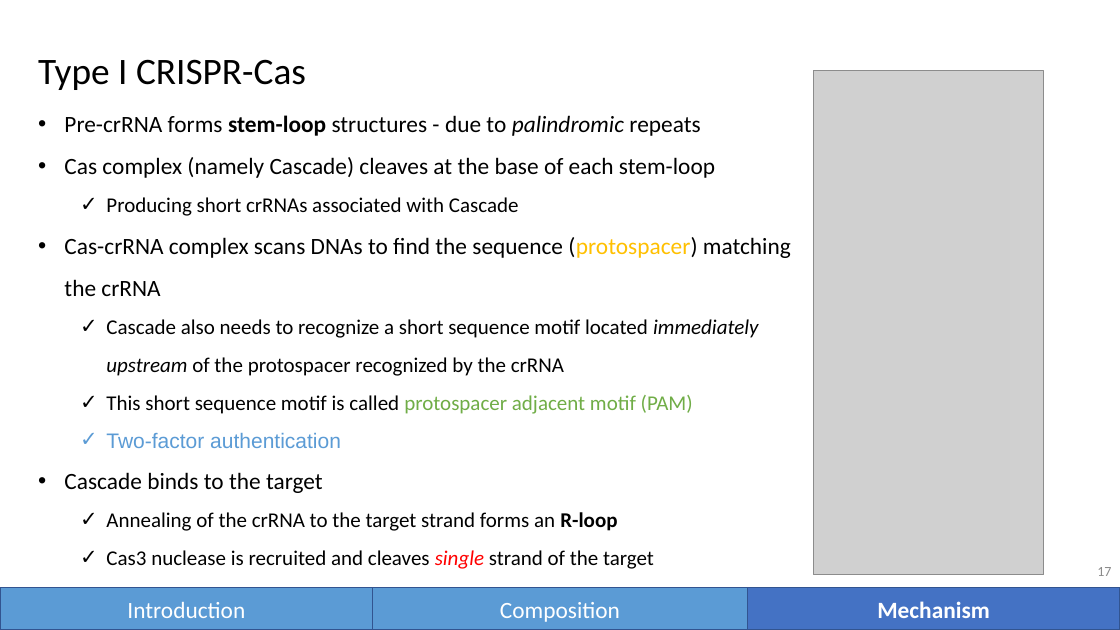
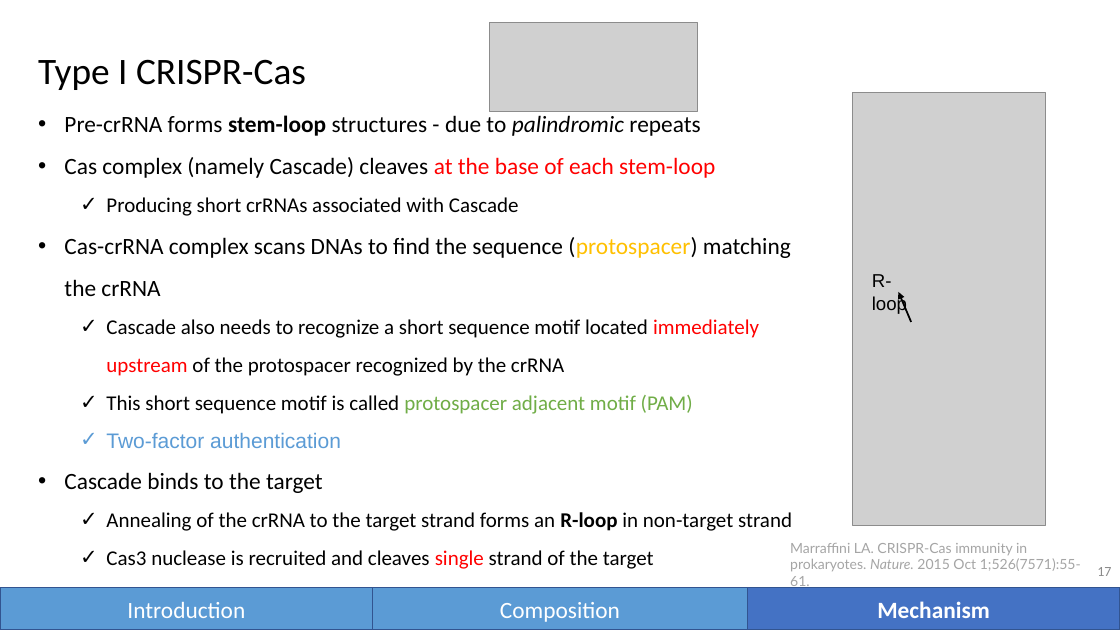
Before and after one commit to vwOvOwv/PKU-Undergraduate-Course, a slide deck: slide 17 of 遗传学(Genetics)/讨论课/Topic-3_遗传学技术/CRISPR-Cas.pptx. Drawn at 1120x630 pixels with LibreOffice and Linux fonts; fonts in the diff are those of the drawing; grey boxes stand for pictures. Boxes give left, top, right and bottom in pixels: in the first picture for what was removed or moved away, otherwise in the second. Text is boxed around its words. In the diff, an @@ line names an element or a change of style, - is before the commit and + after.

```diff
--- a/遗传学(Genetics)/讨论课/Topic-3_遗传学技术/CRISPR-Cas.pptx
+++ b/遗传学(Genetics)/讨论课/Topic-3_遗传学技术/CRISPR-Cas.pptx
@@ picture added at (490,23,698,111) @@
@@ picture: place and size @@
-picture at (813,71,1044,575)
+picture at (853,93,1045,525)
@@ text at (64,157,759,569): text colour #000000 to #FF0000 in "at the base of each stem-loop", "immediately upstream"; italic off in "immediately upstream", "single" @@
@@ text added at (872,274,907,314), 16 pt, text #000000 @@
+R-loop
@@ arrow added from (912, 322) to (899, 292), #000000 1.5 pt @@
@@ text at (106,512,792,531): text changed @@
-  ✓ Annealing of the crRNA to the target strand forms an R-loop
+  ✓ Annealing of the crRNA to the target strand forms an R-loop in non-target strand
@@ text added at (790,543,1081,590), 12 pt, text #A5A5A5 @@
+Marraffini LA. CRISPR-Cas immunity in prokaryotes. Nature. 2015 Oct 1;526(7571):55-61.
```
Also in this commit, not shown: 22 other slides changed, 25 slides added, 6 slides removed.
